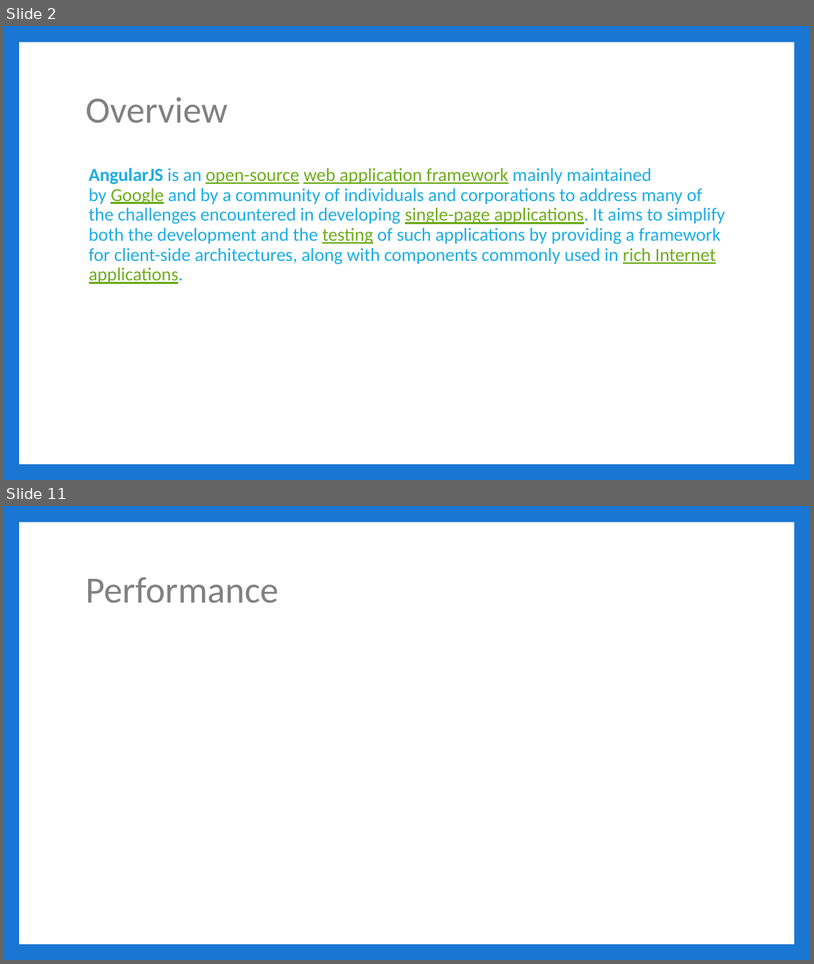
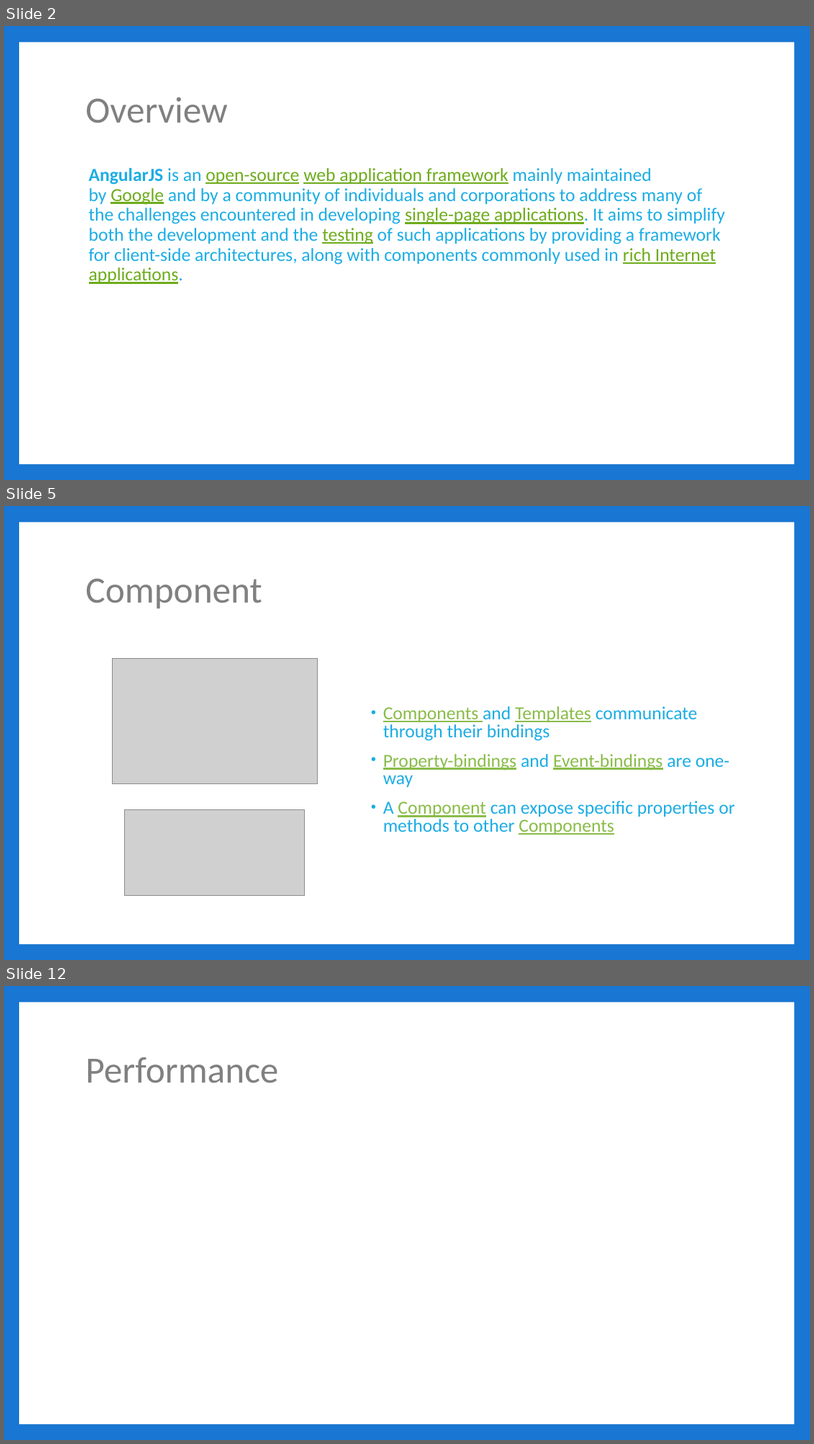
Before and after one commit to jbicks/angular2-demo, a slide deck: Angular2.pptx. Shown one above the other, each under a label of ours: slides 2 and 11 before the commit, slides 2, 5 and 12 after it; the slides between them are not shown. The pictures are 814x964 and 814x1444 pixels, drawn with LibreOffice and Linux fonts; fonts in the diff are those of the drawing; grey boxes stand for pictures. Boxes give left, top, right and bottom in pixels: in the first picture for what was removed or moved away, otherwise in the second. Text is boxed around its words. In the diff, an @@ line names an element or a change of style, - is before the commit and + after.

```diff
--- a/Angular2.pptx
+++ b/Angular2.pptx
@@ slide 5 added at (4,506,810,960), background #1976D2; not listed: 1 template element that a slide beside it also shows @@
@@ title added at (85,579,262,608), 44 pt, text #808080 @@
+Component
@@ picture added at (112,659,317,784) @@
@@ text added at (383,706,735,834), 22 pt, text #1CADE4 @@
+• Components and Templates communicate through their bindings
+• Property-bindings and Event-bindings are one-way
+• A Component can expose specific properties or methods to other Components
@@ picture added at (125,810,305,896) @@
@@ what was slide 11 is now slide 12 @@
```
Also in this commit, not shown: 4 slides changed, 7 other slides added, 7 slides removed, 5 other files.
